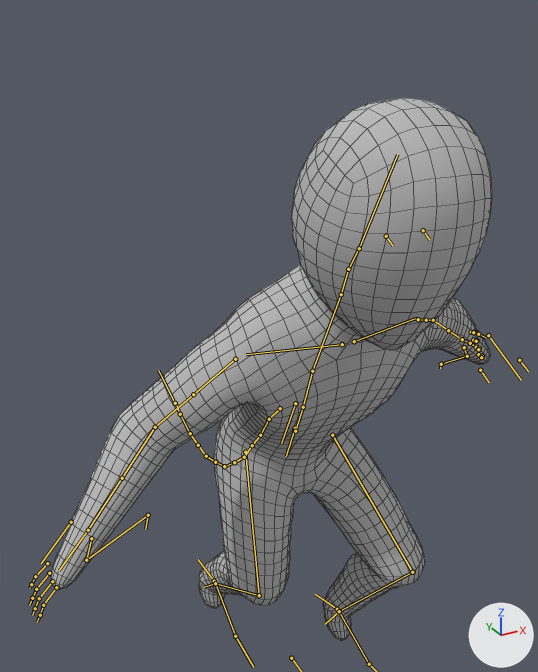
Two versions of the Blender file BlenderStuff/PlayerAnim.blend, one commit apart.
Camera for both pictures: a camera (50 mm lens) standing at (-0.83, -1.372, 1.719) and looking at (-0.063, 0.023, 1.022). The lights are fixed; the arrows at lower right show +X, +Y and +Z. Both versions are drawn at frame 23 of the action 'Movement_Running'; the numbers are the values there. The bones that bend it are drawn over the model as lines. Mesh edges are drawn as thin lines.

In view in the first picture: 'Human_Mesh'.
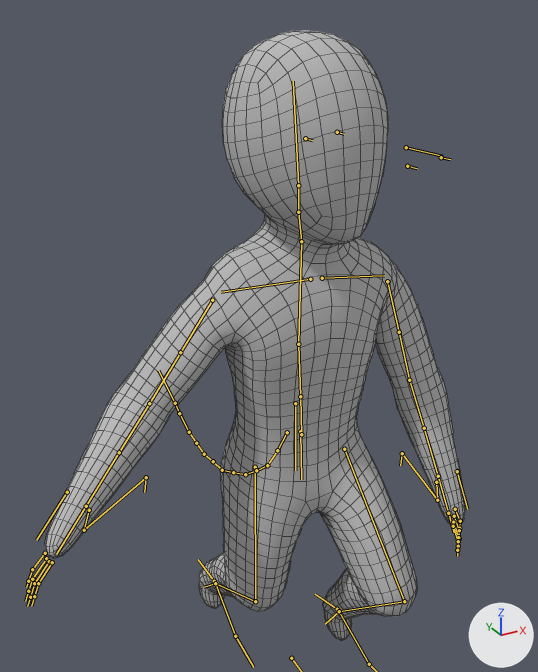
Changed parts and their boxes (x1, y1, x2, y2) in the pictures (538 x 672 px):
'Human_Mesh', posed (12% taller): before (51, 98, 492, 641); after (45, 30, 465, 641)
bone 'Hip_root', root to tip: before (295, 403) to (281, 443); after (295, 403) to (295, 470)
bone 'Neck.001', root to tip: before (341, 294) to (348, 269); after (301, 241) to (298, 212)
bone 'Humerus.L', root to tip: before (418, 319) to (426, 320); after (387, 281) to (399, 332)

What the commit changed:
Bone 'Hip_root' (bone_hip_root) turns from (29, 9, 0) to (-2, 9, 0) degrees about its own x, y and z.
Bone 'Neck.001' (bone_neck_001) turns from (0, 0, 0) to (-4, 6, -9) degrees about its own x, y and z.
Bone 'Humerus.L' (bone_humerus_l) turns from (18, 12, -31) to (-18, 38, -18) degrees about its own x, y and z.
